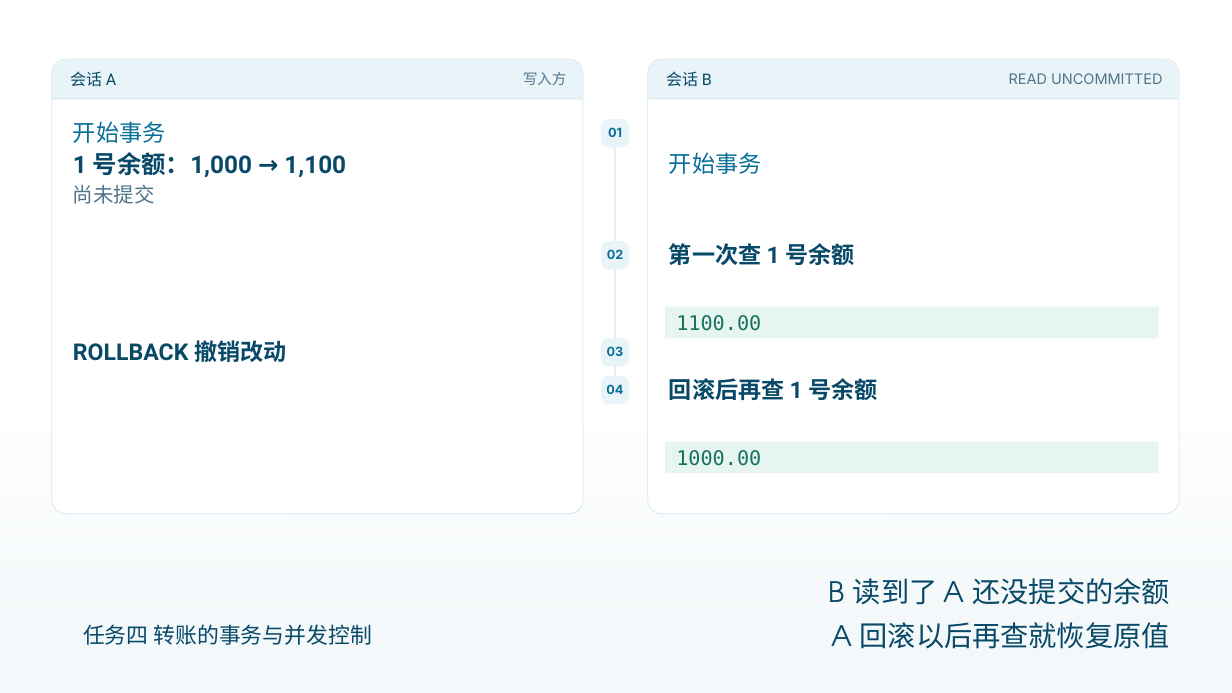
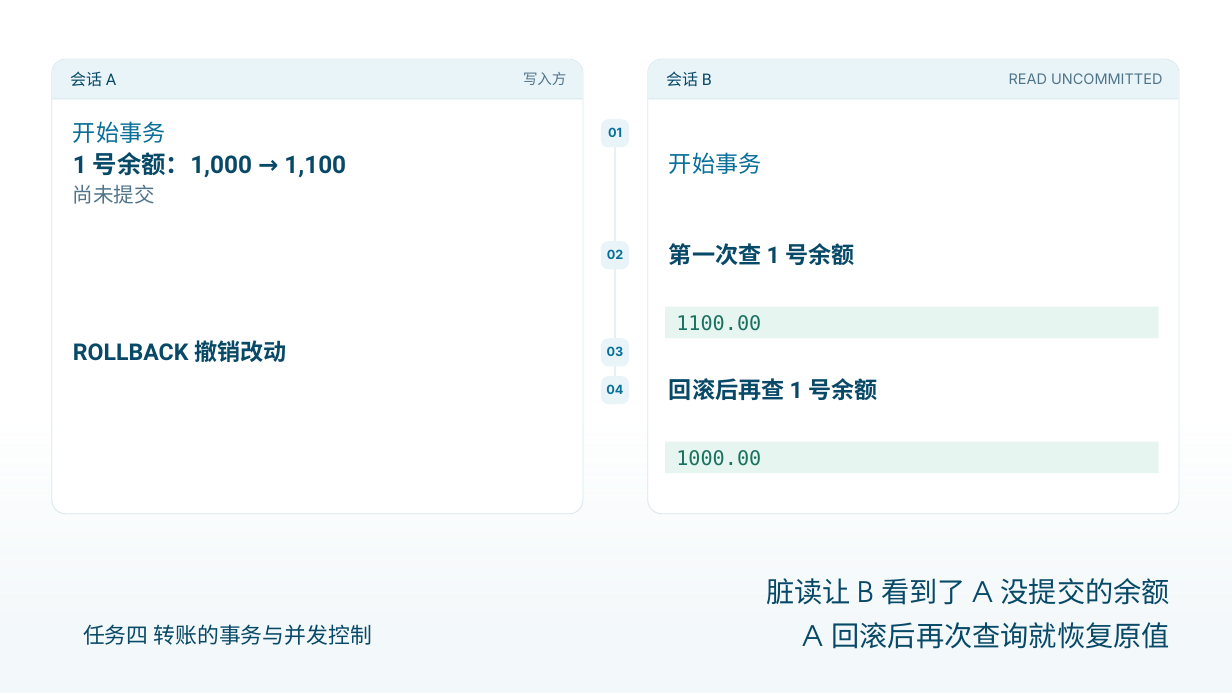
Before and after one commit to AurLemon/pageslip-demo, a slide deck: slide 6 of presentations/task-4-transactions.pptx. Drawn at 1232x693 pixels with LibreOffice and Linux fonts; fonts in the diff are those of the drawing. Boxes give left, top, right and bottom in pixels: in the first picture for what was removed or moved away, otherwise in the second. Text is boxed around its words. In the diff, an @@ line names an element or a change of style, - is before the commit and + after.

```diff
--- a/presentations/task-4-transactions.pptx
+++ b/presentations/task-4-transactions.pptx
@@ text at bbox=[766, 578, 1170, 605]: text changed @@
-B 读到了 A 还没提交的余额
+脏读让 B 看到了 A 没提交的余额
@@ text at bbox=[803, 622, 1170, 649]: text changed @@
-A 回滚以后再查就恢复原值
+A 回滚后再次查询就恢复原值
```
Also in this commit, not shown: 13 other slides changed, 1 other file.
